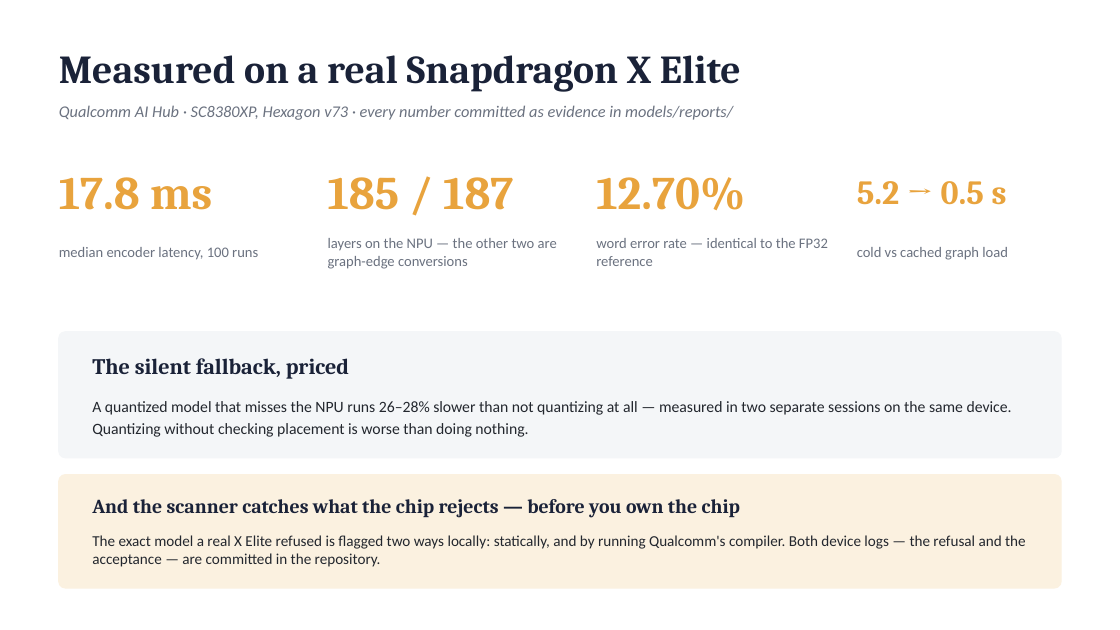
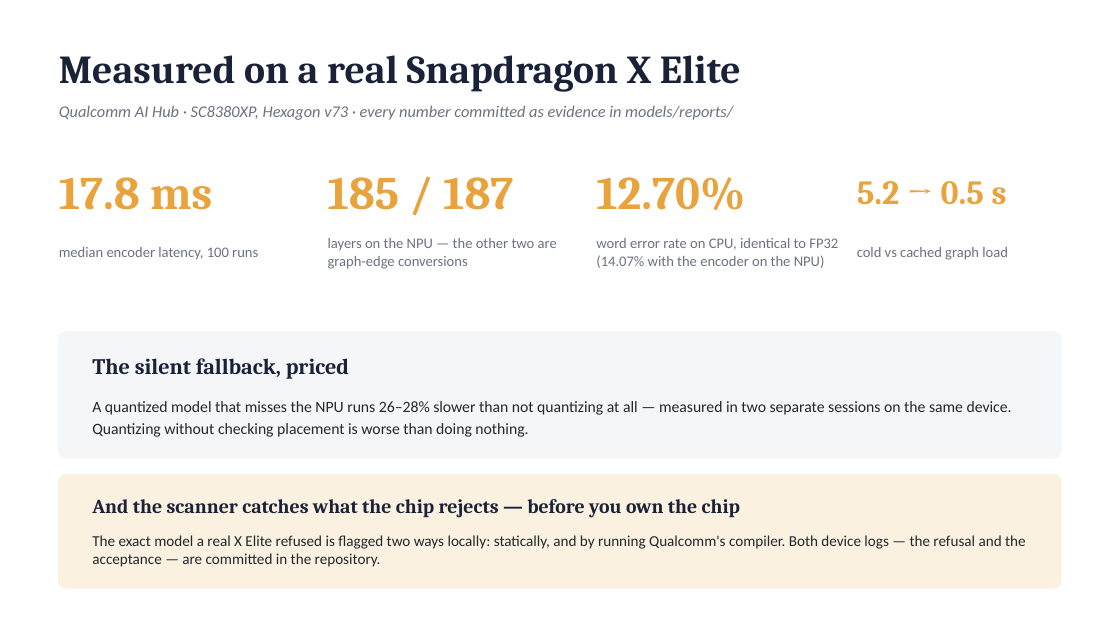
Before and after one commit to RishiMaara/Dragonn, a slide deck: slide 4 of docs/Hexagon-Bridge-Submission.pptx. Drawn at 1120x630 pixels with LibreOffice and Linux fonts; fonts in the diff are those of the drawing. Boxes give left, top, right and bottom in pixels: in the first picture for what was removed or moved away, otherwise in the second. Text is boxed around its words. In the diff, an @@ line names an element or a change of style, - is before the commit and + after.

```diff
--- a/docs/Hexagon-Bridge-Submission.pptx
+++ b/docs/Hexagon-Bridge-Submission.pptx
@@ text at (596,238,838,268): text changed @@
-word error rate — identical to the FP32 reference
+word error rate on CPU, identical to FP32 (14.07% with the encoder on the NPU)
```
Also in this commit, not shown: 3 other slides changed, 1 slide added, 1 slide removed, 10 other files.
